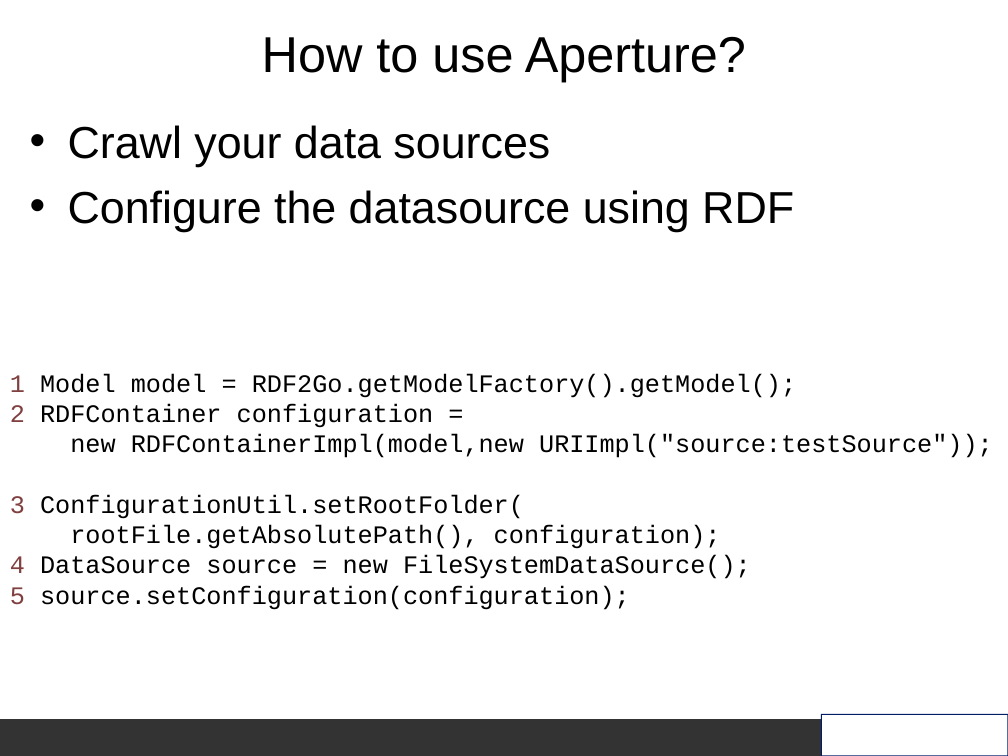
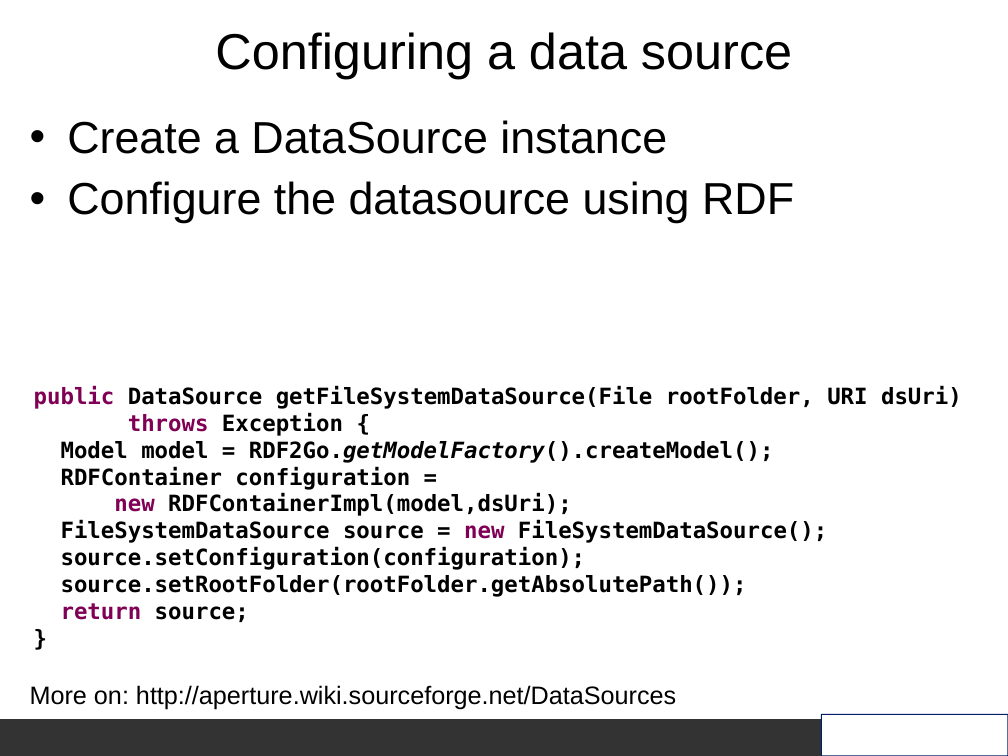
Before and after one commit to aurora/aperture, a slide deck: slide 8 of aperture/doc/Aperture_slides.ppt (slide 7 before the commit). Drawn at 1008x756 pixels with LibreOffice and Linux fonts; fonts in the diff are those of the drawing; background and template pictures are left out. Boxes give left, top, right and bottom in pixels: in the first picture for what was removed or moved away, otherwise in the second. Text is boxed around its words. In the diff, an @@ line names an element or a change of style, - is before the commit and + after.

Commit message:
updated the Aperture_slides.ppt presentation

```diff
--- a/aperture/doc/Aperture_slides.ppt
+++ b/aperture/doc/Aperture_slides.ppt
@@ title at <box>215,32,792,79</box>: text changed @@
-How to use Aperture?
+Configuring a data source
@@ text at <box>67,120,667,154</box>: text changed @@
-• Crawl your data sources
+• Create a DataSource instance
@@ text at <box>67,181,794,223</box>: indent changed; line spacing 1 to 0.93 @@
@@ text at <box>34,386,962,622</box>: text changed; size 18 to 16 pt; font Courier New to DejaVu Sans Mono; bold on @@
-1 Model model = RDF2Go.getModelFactory().getModel();
-2 RDFContainer configuration =
-new RDFContainerImpl(model,new URIImpl("source:testSource"));
-3 ConfigurationUtil.setRootFolder(
-rootFile.getAbsolutePath(), configuration);
-4 DataSource source = new FileSystemDataSource();
-5 source.setConfiguration(configuration);
+public DataSource getFileSystemDataSource(File rootFolder, URI dsUri)
+throws Exception {
+Model model = RDF2Go.getModelFactory().createModel();
+RDFContainer configuration =
+new RDFContainerImpl(model,dsUri);
+FileSystemDataSource source = new FileSystemDataSource();
+source.setConfiguration(configuration);
+source.setRootFolder(rootFolder.getAbsolutePath());
+return source;
+}
@@ text added at <box>30,685,676,710</box>, 18 pt, text #000000 @@
+More on: http://aperture.wiki.sourceforge.net/DataSources
```
Also in this commit, not shown: 19 other slides changed, 7 slides added, 1 other file.
